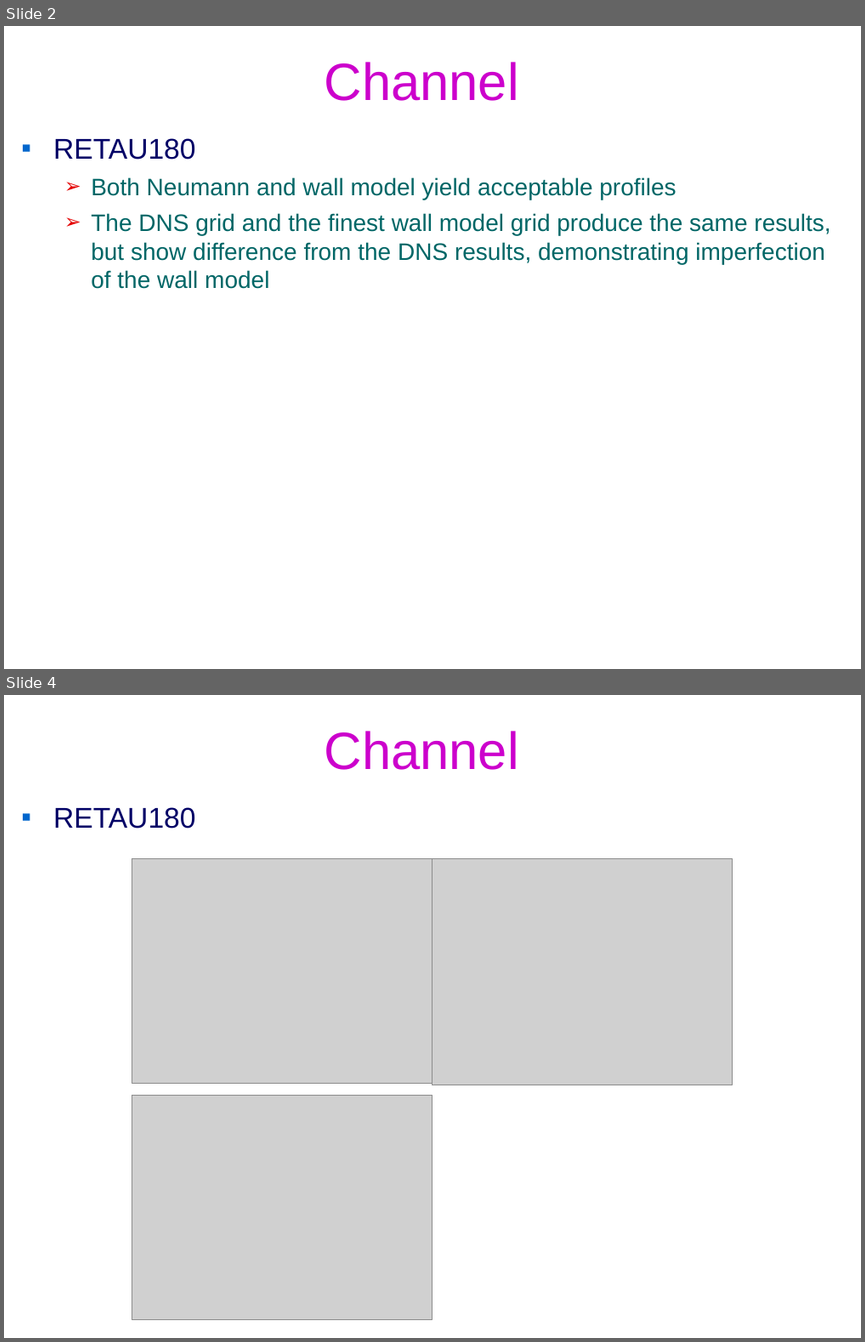
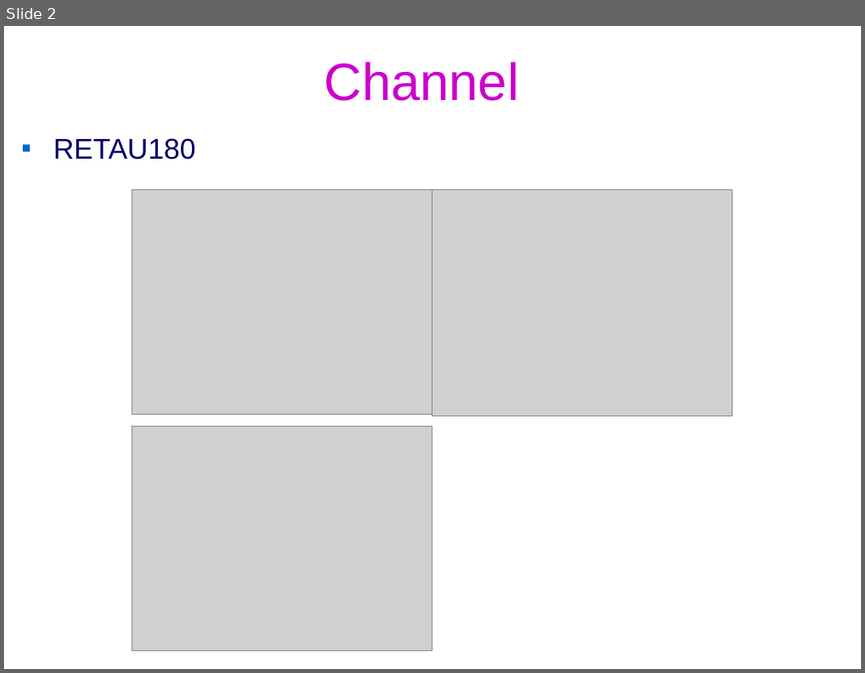
Before and after one commit to federicoVerolini/CaLES, a slide deck: docs/vv.pptx. Shown one above the other, each under a label of ours: slides 2 and 4 before the commit, slide 2 after it; the slides between them are not shown. The pictures are 865x1342 and 865x673 pixels, drawn with LibreOffice and Linux fonts; fonts in the diff are those of the drawing; grey boxes stand for pictures; background and template pictures are left out. Boxes give left, top, right and bottom in pixels: in the first picture for what was removed or moved away, otherwise in the second. Text is boxed around its words. In the diff, an @@ line names an element or a change of style, - is before the commit and + after.

Commit message:
sgs output, explicit sgs terms, robust wall model initialization

```diff
--- a/docs/vv.pptx
+++ b/docs/vv.pptx
@@ slide 2 removed at (x1=4, y1=26, x2=861, y2=669), background #FFFFFF @@
@@ title removed at (x1=324, y1=62, x2=519, y2=101) @@
-Channel
@@ text removed at (x1=53, y1=138, x2=830, y2=289) @@
-▪ RETAU180
-  ➢ Both Neumann and wall model yield acceptable profiles
-  ➢ The DNS grid and the finest wall model grid produce the same results, but show difference from the DNS results, demonstrating imperfection of the wall model
@@ what was slide 4 is now slide 2 @@
```
Also in this commit, not shown: 2 slides changed, 4 slides added, 3 other slides removed, 15 other files.
